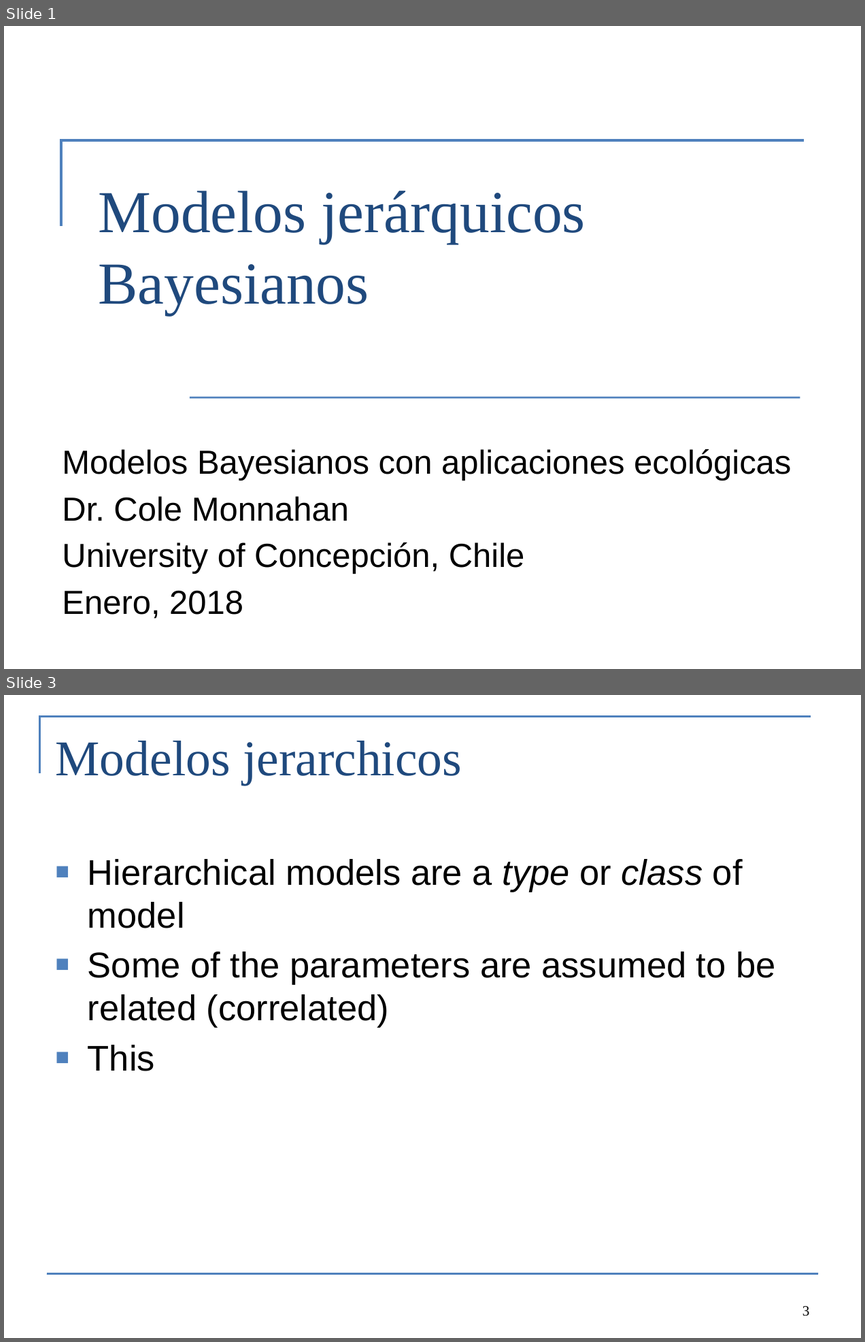
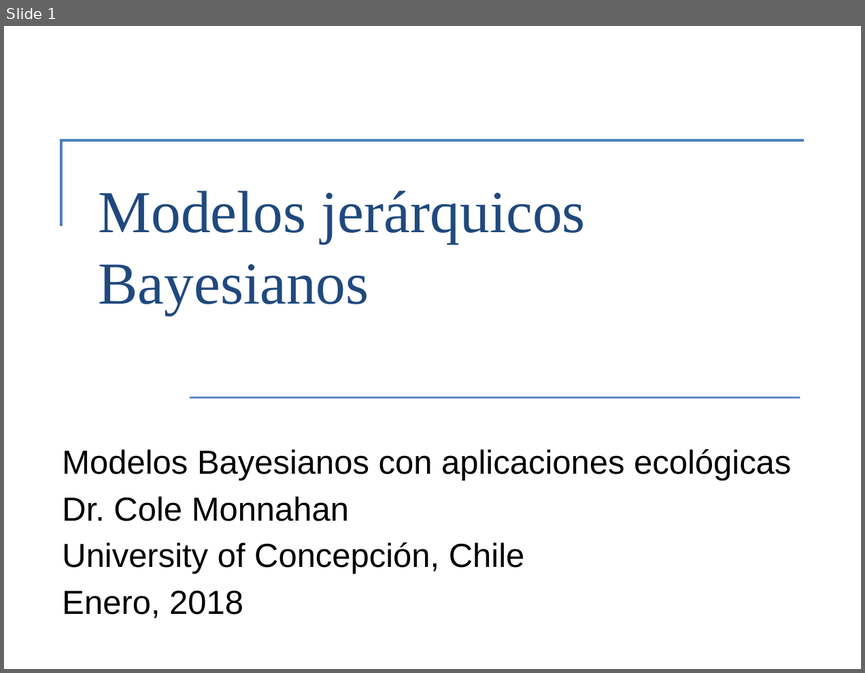
Before and after one commit to colemonnahan/bayes_workshop, a slide deck: dia4/lecture4_hierarchical.pptx. Shown one above the other, each under a label of ours: slides 1 and 3 before the commit, slide 1 after it; the slides between them are not shown. The pictures are 865x1342 and 865x673 pixels, drawn with LibreOffice and Linux fonts; fonts in the diff are those of the drawing. Boxes give left, top, right and bottom in pixels: in the first picture for what was removed or moved away, otherwise in the second. Text is boxed around its words. In the diff, an @@ line names an element or a change of style, - is before the commit and + after.

```diff
--- a/dia4/lecture4_hierarchical.pptx
+++ b/dia4/lecture4_hierarchical.pptx
@@ slide 3 removed at [4, 695, 861, 1338], background #FFFFFF @@
@@ freeform shape removed at [40, 717, 811, 774] @@
@@ title removed at [56, 741, 462, 785] @@
-Modelos jerarchicos
@@ text removed at [88, 859, 775, 1071] @@
-■ Hierarchical models are a type or class of model
-■ Some of the parameters are assumed to be related (correlated)
-■ This
@@ line removed from (47, 1273) to (818, 1273) @@
@@ page number removed at [802, 1306, 809, 1316] @@
-3
```
Also in this commit, not shown: 10 slides changed, 6 slides added, 6 other slides removed, 11 other files.
